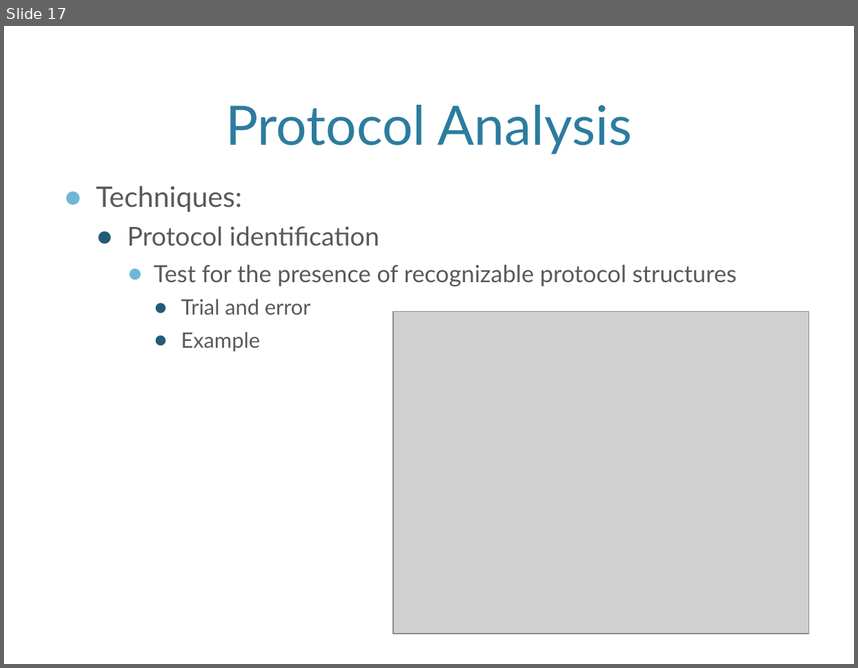
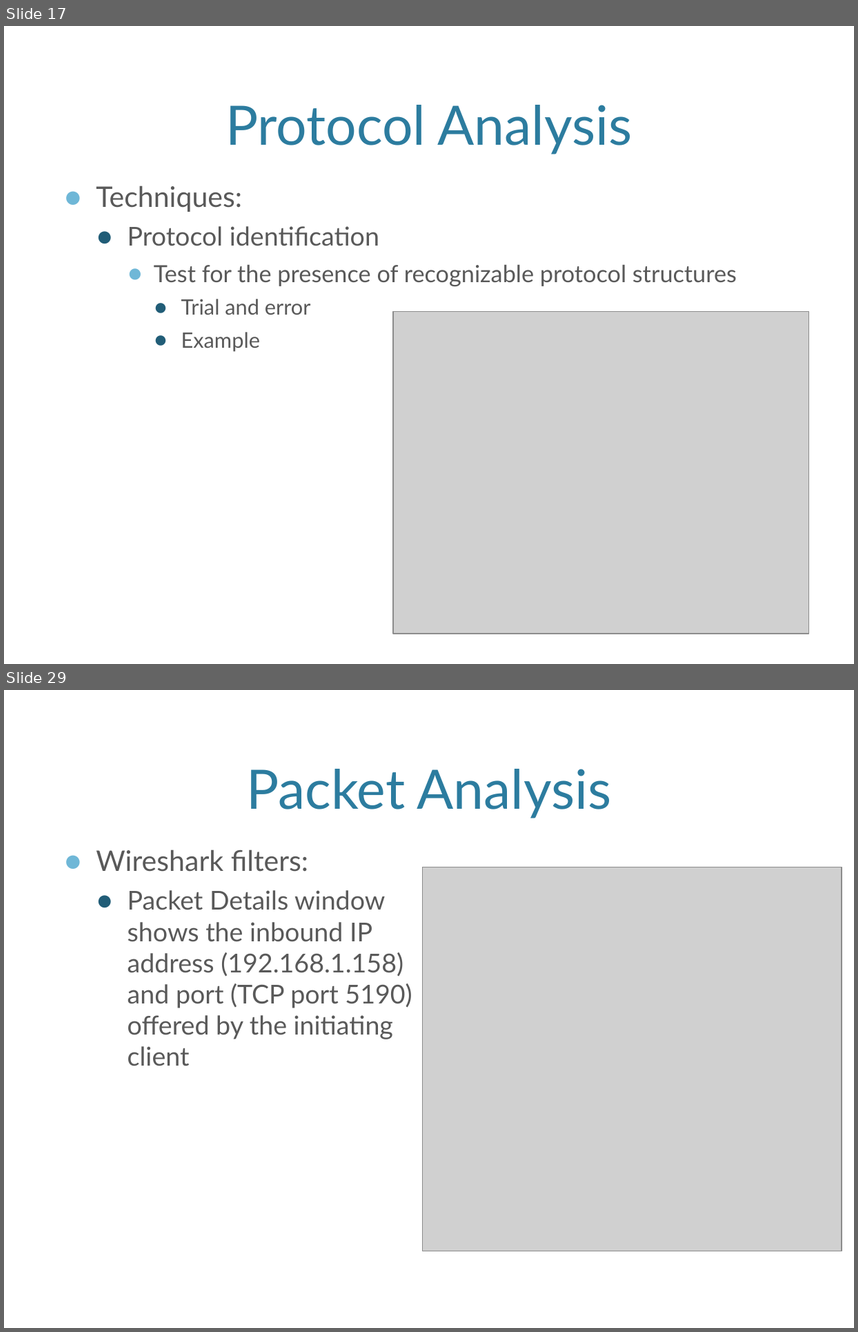
Before and after one commit to nave91/CS695NetForensics, a slide deck: Ch4.Packet_Analysis.pptx. Shown one above the other, each under a label of ours: slide 17 before the commit, slides 17 and 29 after it; the slides between them are not shown. The pictures are 858x668 and 858x1332 pixels, drawn with LibreOffice and Linux fonts; fonts in the diff are those of the drawing; grey boxes stand for pictures; background and template pictures are left out. Boxes give left, top, right and bottom in pixels: in the first picture for what was removed or moved away, otherwise in the second. Text is boxed around its words. In the diff, an @@ line names an element or a change of style, - is before the commit and + after.

```diff
--- a/Ch4.Packet_Analysis.pptx
+++ b/Ch4.Packet_Analysis.pptx
@@ slide 29 added at [4,690,854,1328], background picture (left out) @@
@@ title added at [246,769,612,818], 46 pt, text #2C7C9F @@
+Packet Analysis
@@ text added at [96,849,412,1066], 22 pt, text #595959 @@
+● Wireshark filters:
+  ● Packet Details window shows the inbound IP address (192.168.1.158) and port (TCP port 5190) oﬀered by the initiating client
@@ picture added at [422,867,842,1250] @@
```
Also in this commit, not shown: 1 slide changed, 20 other slides added.
